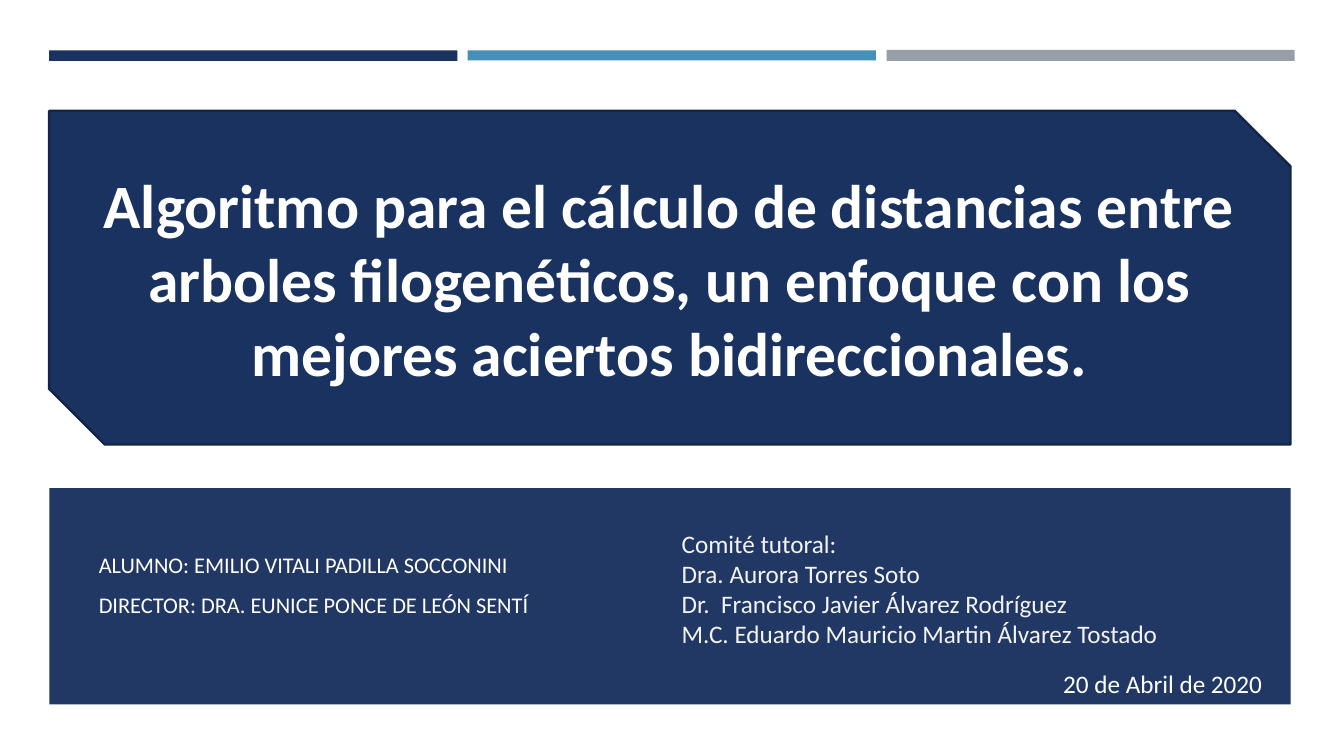
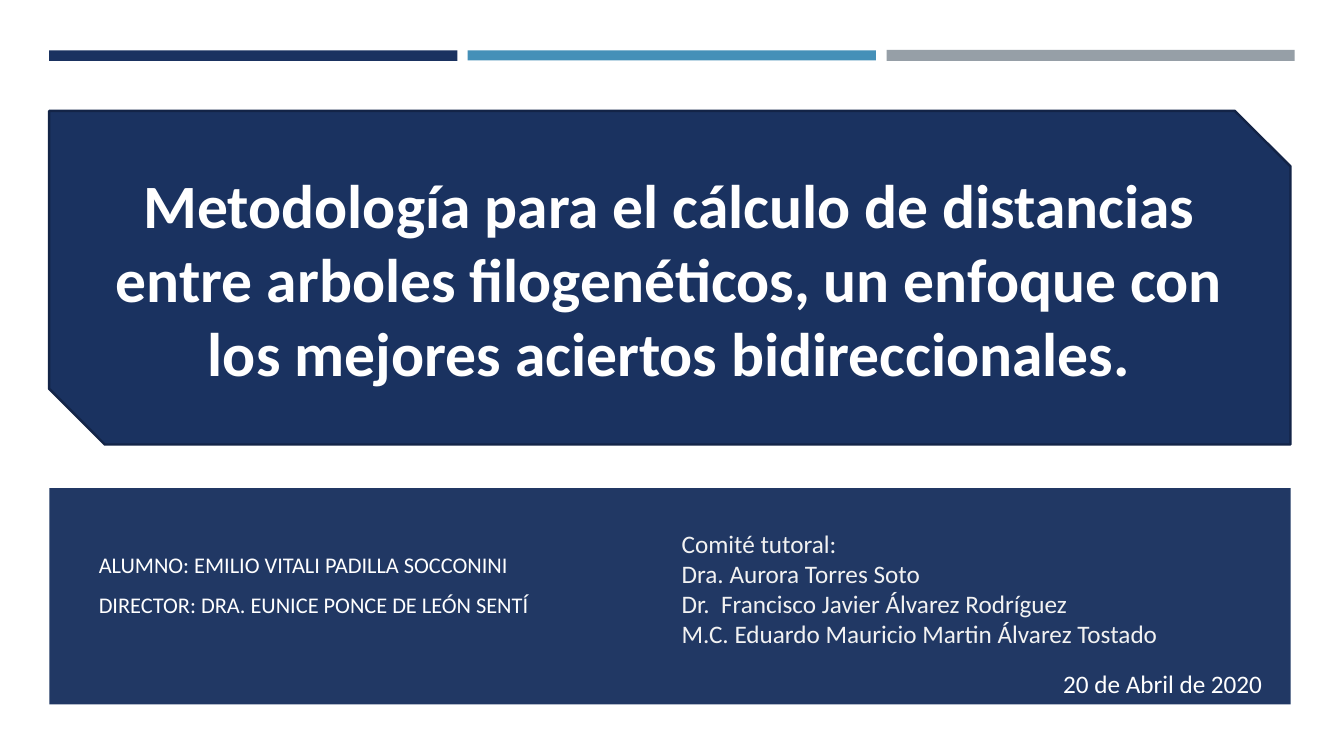
Before and after one commit to Vitali22/tesis, a slide deck: slide 1 of DocumentosTesina/Presentación.pptx. Drawn at 1344x756 pixels with LibreOffice and Linux fonts; fonts in the diff are those of the drawing. Boxes give left, top, right and bottom in pixels: in the first picture for what was removed or moved away, otherwise in the second. Text is boxed around its words. In the diff, an @@ line names an element or a change of style, - is before the commit and + after.

```diff
--- a/DocumentosTesina/Presentación.pptx
+++ b/DocumentosTesina/Presentación.pptx
@@ text in snip diag rect at (116, 184, 1222, 387): text changed @@
-Algoritmo para el cálculo de distancias entre arboles filogenéticos, un enfoque con los mejores aciertos bidireccionales.
+Metodología para el cálculo de distancias entre arboles filogenéticos, un enfoque con los mejores aciertos bidireccionales.
```
Also in this commit, not shown: 6 other files.
